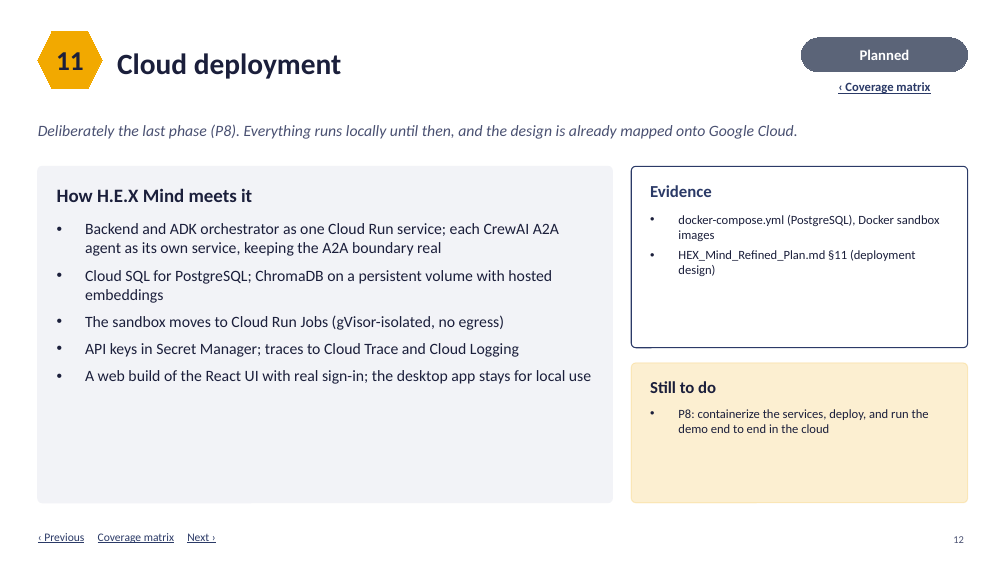
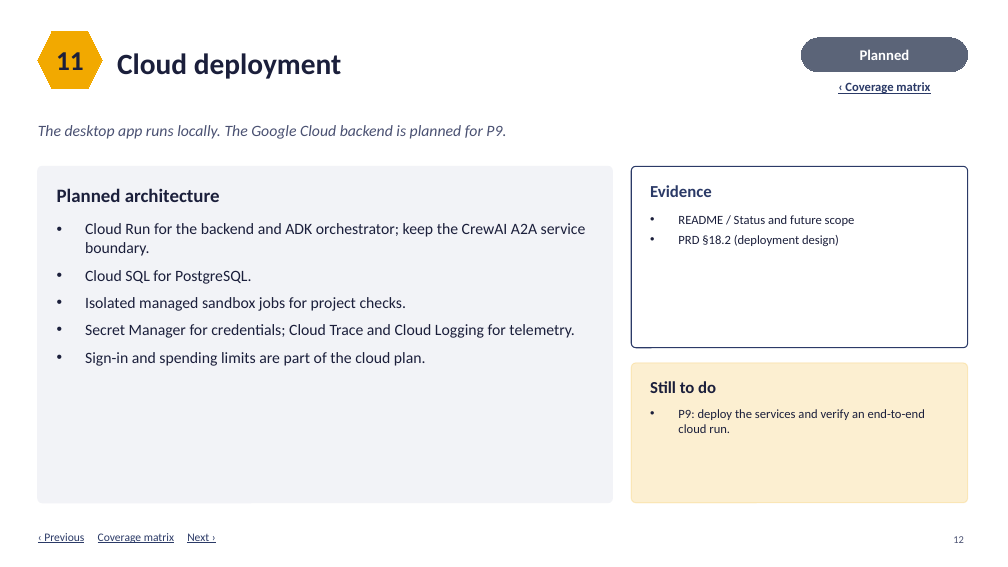
Before and after one commit to Cykikz/HEX, a slide deck: slide 12 of HEX_Mind_Requirements_Coverage_v2.pptx. Drawn at 1008x567 pixels with LibreOffice and Linux fonts; fonts in the diff are those of the drawing. Boxes give left, top, right and bottom in pixels: in the first picture for what was removed or moved away, otherwise in the second. Text is boxed around its words. In the diff, an @@ line names an element or a change of style, - is before the commit and + after.

```diff
--- a/HEX_Mind_Requirements_Coverage_v2.pptx
+++ b/HEX_Mind_Requirements_Coverage_v2.pptx
@@ text at box(38, 125, 506, 139): text changed @@
-Deliberately the last phase (P8). Everything runs locally until then, and the design is already mapped onto Google Cloud.
+The desktop app runs locally. The Google Cloud backend is planned for P9.
@@ text at box(57, 188, 220, 202): text changed @@
-How H.E.X Mind meets it
+Planned architecture
@@ text at box(85, 223, 586, 366): text changed @@
-• Backend and ADK orchestrator as one Cloud Run service; each CrewAI A2A agent as its own service, keeping the A2A boundary real
-• Cloud SQL for PostgreSQL; ChromaDB on a persistent volume with hosted embeddings
-• The sandbox moves to Cloud Run Jobs (gVisor-isolated, no egress)
-• API keys in Secret Manager; traces to Cloud Trace and Cloud Logging
-• A web build of the React UI with real sign-in; the desktop app stays for local use
+• Cloud Run for the backend and ADK orchestrator; keep the CrewAI A2A service boundary.
+• Cloud SQL for PostgreSQL.
+• Isolated managed sandbox jobs for project checks.
+• Secret Manager for credentials; Cloud Trace and Cloud Logging for telemetry.
+• Sign-in and spending limits are part of the cloud plan.
@@ text at box(678, 215, 855, 246): text changed @@
-• docker-compose.yml (PostgreSQL), Docker sandbox images
-• HEX_Mind_Refined_Plan.md §11 (deployment design)
+• README / Status and future scope
+• PRD §18.2 (deployment design)
@@ text at box(678, 409, 925, 433): text changed @@
-• P8: containerize the services, deploy, and run the demo end to end in the cloud
+• P9: deploy the services and verify an end-to-end cloud run.
```
Also in this commit, not shown: 12 other slides changed, 1 other file.
